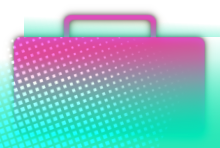
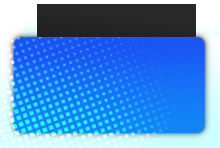
Before/after of a 220x148 layered artwork. What changed in the layer stack:
hid group "Layer Group #1" (2 layers) over [0,4,220,148]
added layer "Layer #10" (linear light, 19%) in group "Layer Group" over [37,4,196,37]
added layer "Layer #9" (lch color) in group "Layer Group" over [37,4,196,37]
added layer "Layer #8" (lch lightness) in group "Layer Group" over [37,4,196,37]
"Layer": opacity 100% → 30%, blend lch hue → linear light, painted on it over [0,16,220,148]
painted on "Layer #1" over [13,14,206,134]
